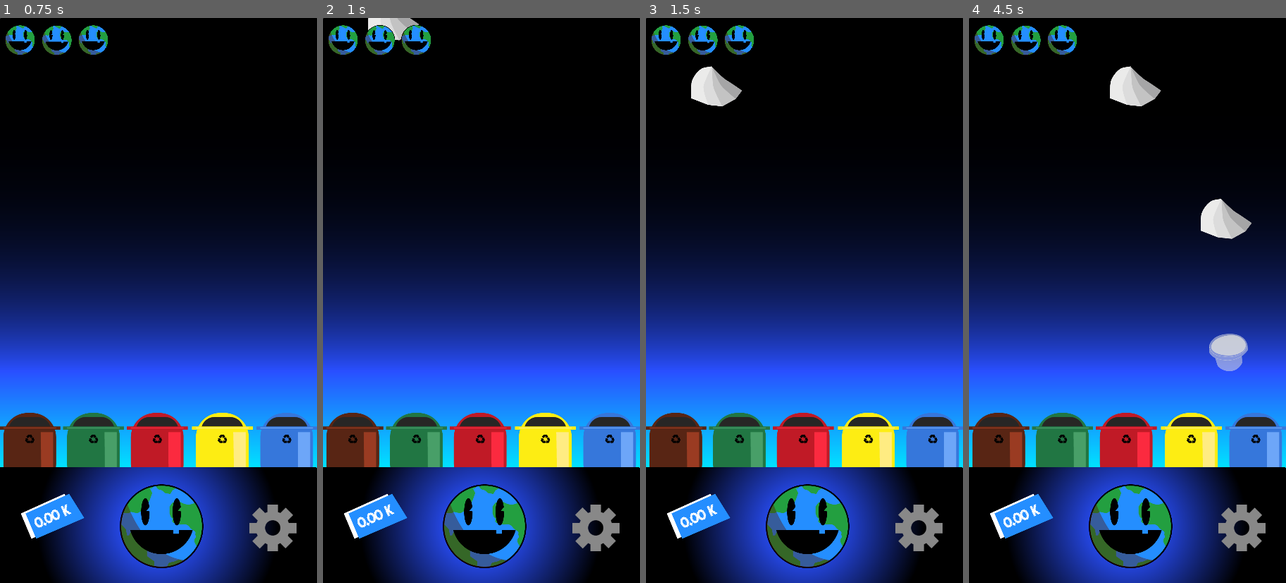
Above: before the commit, frames 1-4 (left to right).
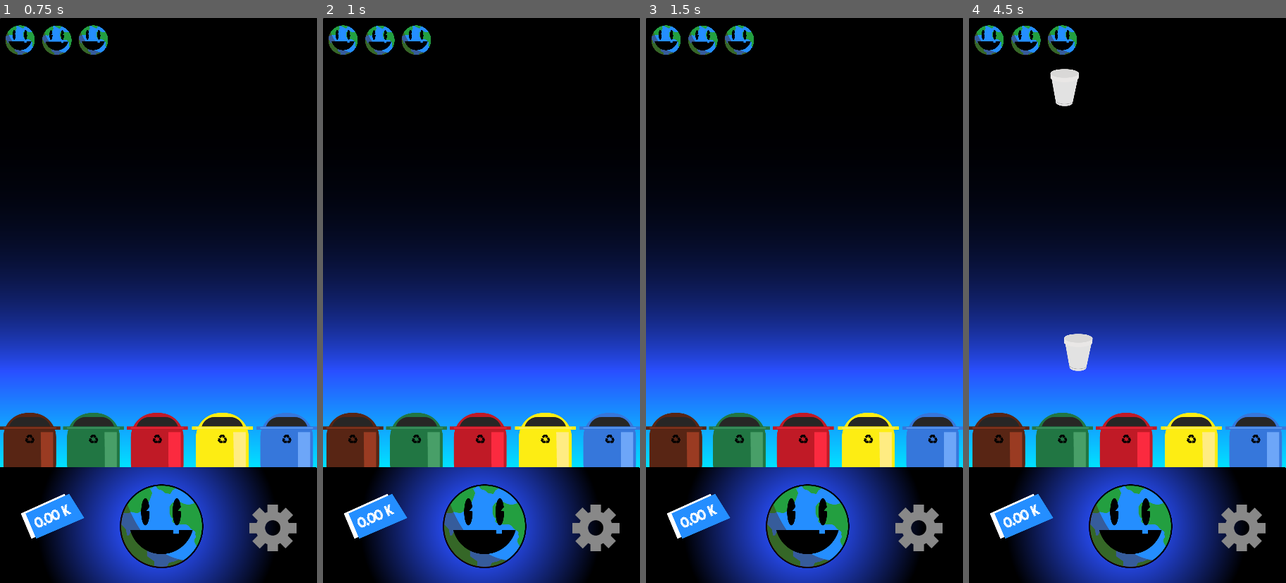
Above: after the commit, the same moments.

Repository: JuniorC07/the-lixious
Game: Godot game, scene res://scenes/main.tscn
The game is run twice, just before and just after one commit, with the same random seed, the same clock (stepped at 60 frames per second) and the same inputs.
Inputs (mouse positions are in pixels of both pictures, inside the frame that each line leads up to):
- Up to frame 1 (0.75 s): tap Enter at 0.5 s; move the mouse to (228, 272) at 0.52 s
- Up to frame 2 (1 s): no input
- Up to frame 3 (1.5 s): move the mouse to (741, 328) at 1.27 s
- Up to frame 4 (4.5 s): move the mouse to (1159, 176) at 2.02 s; move the mouse to (1111, 413) at 2.77 s; move the mouse to (1222, 385) at 3.52 s; move the mouse to (1032, 215) at 4.27 s

Frame 1 is identical in both runs. In frame 2, 0.3% of the frame differs, in the area x 14-31%, y 0-4%; in frame 3, 0.8%; in frame 4, 3.0%, in the area x 25-90%, y 8-63%.

Commit message:
feat(Main): Added First Drag and Drop(glass)

Diff:
--- a/project.godot
+++ b/project.godot
@@ -19,6 +19,10 @@
 run/main_scene="res://scenes/main.tscn"
 config/icon="res://icon.png"
 
+[autoload]
+
+global="*res://scenes/global.gd"
+
 [display]
 
 window/size/width=720
@@ -27,6 +31,14 @@
 window/stretch/mode="2d"
 window/stretch/aspect="keep"
 
+[input]
+
+click={
+"deadzone": 0.5,
+"events": [ Object(InputEventMouseButton,"resource_local_to_scene":false,"resource_name":"","device":0,"alt":false,"shift":false,"control":false,"meta":false,"command":false,"button_mask":0,"position":Vector2( 0, 0 ),"global_position":Vector2( 0, 0 ),"factor":1.0,"button_index":1,"pressed":false,"doubleclick":false,"script":null)
+ ]
+}
+
 [rendering]
 
 environment/default_environment="res://default_env.tres"
--- /dev/null
+++ b/scenes/global.gd
@@ -0,0 +1,6 @@
+extends Node2D
+
+var canMove = true;
+
+func _ready():
+	pass
--- a/scenes/main.tscn
+++ b/scenes/main.tscn
@@ -11,6 +11,7 @@
 [ext_resource path="res://assets/sprites/stages/config.png" type="Texture" id=9]
 [ext_resource path="res://assets/sprites/planets/happy.png" type="Texture" id=10]
 [ext_resource path="res://assets/fonts/LemonMilklight.otf" type="DynamicFontData" id=11]
+[ext_resource path="res://scenes/global.gd" type="Script" id=12]
 
 [sub_resource type="GDScript" id=1]
 script/source = "extends Node
@@ -83,8 +84,8 @@
 
 func spawn_trash():
 
-	var trash = trashs[int(rand_range(0, trashs.size() - 1))].instance()
-	#var trash = trashs[1].instance()
+	#var trash = trashs[int(rand_range(0, trashs.size() - 1))].instance()
+	var trash = trashs[9].instance()
 	trash.position.x = int(rand_range(0, 600))
 	trash.position.y = 0
 
@@ -132,8 +133,7 @@
 		hit()
 	else:
 		miss()
-	pass
-"
+	pass"
 
 [sub_resource type="CapsuleShape2D" id=2]
 radius = 69.496
@@ -171,6 +171,7 @@
 texture = ExtResource( 3 )
 
 [node name="dumpsters" type="Node" parent="."]
+editor/display_folded = true
 
 [node name="organicTrash" type="Node2D" parent="dumpsters"]
 editor/display_folded = true
@@ -187,6 +188,7 @@
 shape = SubResource( 2 )
 
 [node name="glassTrash" type="Node2D" parent="dumpsters"]
+editor/display_folded = true
 
 [node name="glass" type="Sprite" parent="dumpsters/glassTrash"]
 position = Vector2( 212.291, 980 )
@@ -245,6 +247,7 @@
 [node name="container" type="Node" parent="."]
 
 [node name="timer" type="Timer" parent="."]
+wait_time = 2.0
 autostart = true
 
 [node name="config" type="Node2D" parent="."]
@@ -300,6 +303,9 @@
 align = 1
 valign = 1
 autowrap = true
+
+[node name="global" type="Node2D" parent="."]
+script = ExtResource( 12 )
 [connection signal="area_entered" from="dumpsters/organicTrash/organicTrash" to="." method="_on_organicTrash_area_entered"]
 [connection signal="area_entered" from="dumpsters/glassTrash/glassTrash" to="." method="_on_glassTrash_area_entered"]
 [connection signal="area_entered" from="dumpsters/plasticTrash/plasticTrash" to="." method="_on_plasticTrash_area_entered"]
--- a/scenes/trashs/plastic/glassPlastic.tscn
+++ b/scenes/trashs/plastic/glassPlastic.tscn
@@ -5,18 +5,40 @@
 [sub_resource type="GDScript" id=1]
 script/source = "extends Node2D
 
+onready var global = get_node(\"/root/global\");
+
+var current_id = String(randi() + randf());
+var mouse_in = false
+var dragging = false
+
 func _ready():
 	pass
 
 func _process(delta):
-	position.y -= -300 * delta
+	if mouse_in && Input.is_action_pressed(\"click\") && global.canMove:
+		dragging = true
 
+	if dragging && Input.is_action_pressed(\"click\") && global.canMove:
+		position = get_viewport().get_mouse_position()
+
+	else:
+		dragging = false
+		position.y -= -300 * delta
 	pass
-
 
 func _on_glassPlastic_area_entered(area):
 	if area.name.ends_with('Trash'):
 		queue_free();
+	pass
+
+
+func _on_glassPlastic_mouse_entered():
+	mouse_in = true
+	print(current_id);
+	pass
+
+func _on_glassPlastic_mouse_exited():
+	mouse_in = false
 	pass
 "
 
@@ -28,6 +50,7 @@
 script = SubResource( 1 )
 
 [node name="glassPlastic" type="Area2D" parent="."]
+editor/display_folded = true
 
 [node name="collisionGlass" type="CollisionShape2D" parent="glassPlastic"]
 position = Vector2( 57.5621, -3.27997 )
@@ -38,3 +61,5 @@
 scale = Vector2( 0.5, 0.5 )
 texture = ExtResource( 1 )
 [connection signal="area_entered" from="glassPlastic" to="." method="_on_glassPlastic_area_entered"]
+[connection signal="mouse_entered" from="glassPlastic" to="." method="_on_glassPlastic_mouse_entered"]
+[connection signal="mouse_exited" from="glassPlastic" to="." method="_on_glassPlastic_mouse_exited"]
Not shown: 1 places in scenes/main.tscn that only renumber resources
